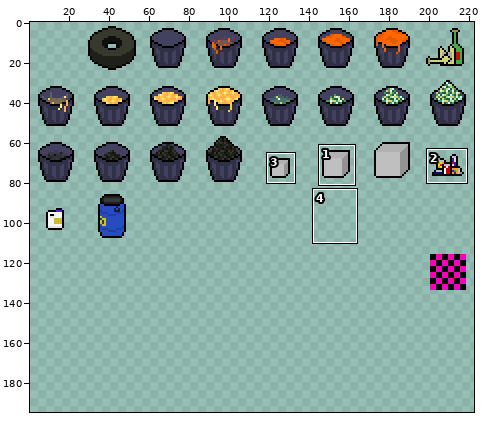
Edited in one commit: sprite sheet (assets/items.png). The first picture is a wide view before the edit; the outline marks the close-up.
Close-up. Earlier state:
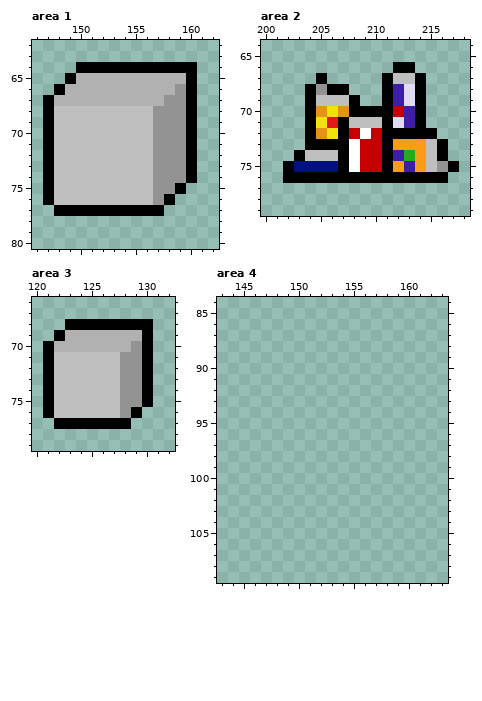
The file is 448x280 pixels, drawn in blocks of 2x2; one block is one cell here. Colours within 5 levels of each other are drawn and written as one. Shown: area 1: x 146..162, y 62..80; area 2: x 200..218, y 64..79; area 3: x 120..132, y 66..79; area 4: x 143..163, y 84..109. The old version is drawn lined up with the new one, on the new canvas. The wide view leaves out empty margins. The commit also changed other parts of the picture, which this record leaves out.
The same view after the edit:
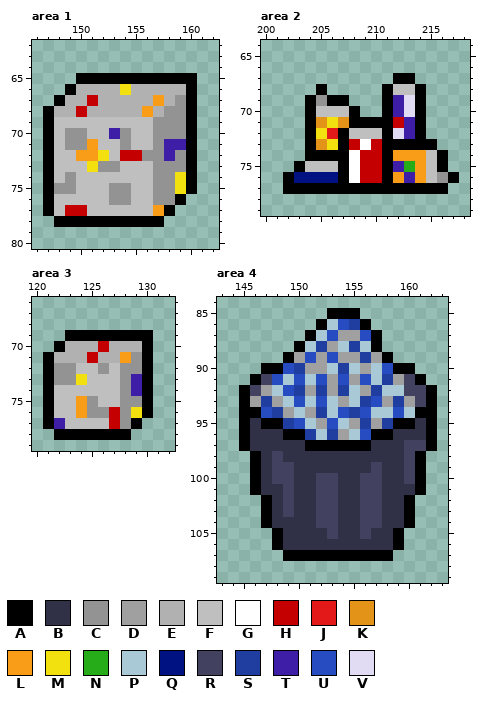
Palette (. is transparent): A #000000  B #303047  C #939393  D #a0a0a0  E #b1b1b1  F #bfbfbf  G #ffffff  H #c40000  J #e31818  K #e39418  L #f99c17  M #f3e00f  N #27ac19  P #a9c9d7  Q #001282  R #424260  S #203e9f  T #3e1da7  U #274bc1  V #e1dbf3
What changed:
canvas 224x140 -> 224x196, the old top-left corner now at 0,-1 (the part of the old canvas that was cut away was empty and is not shown)
Changed rows in their new state; - is an unchanged pixel.
Area 1:
first column x 147:
64 ---...........
65 --.AAAAAAAAAA-
66 -.A----M----E-
67 .A--H-----LE--
68 -EEHEEEEELE---
70 --CC--TC------
71 --CCL--C---TT-
72 ---LLM-HHC-T--
73 ----MCC-------
74 --C---------M-
75 -CC---CC----MA
76 ------CC---CA-
77 AFHHFFFFFFLA--
78 -AAAAAAAAAA---
Area 2:
first column x 202:
66 ----------..----
67 ---.-----.AA.---
68 --.A..----FF----
69 ---CAA.---------
70 ---FFF-..-TV----
71 ---KMKAAA-H-----
72 ---MJ-FFF-VT-.--
73 ---KM-HG--AAAA.-
74 -.AAA-----LL----
75 .AFFF-----TN--A.
76 -QQQQ-GHH-LTLFCA
77 AAAAAAAAAAAAAAA-
Area 3:
first column x 121:
68 --........
69 -.AAAAAAA-
70 .A---H--E-
71 -EEEHEEL--
72 -CC--C----
73 -CCM----T-
74 --------T-
75 ---LC-----
76 ---LCCH-MA
77 ATFFFFHCA-
78 -AAAAAAA--
Area 4:
first column x 145:
 85 --------AAA-------
 86 -------APUSA------
 87 ------APUDDUA-----
 88 -----APSDPSPA-----
 89 ----ADUDUDDSDA----
 90 --AAUSDDPSPDPUAA--
 91 -ARUPUPUDUDUPSDRA-
 92 ARDPUSDSDSPDSPPRRA
 93 ADSDPUPUPDPSUDSDRA
 94 AAUSDPDSPUSUPPUPAA
 95 ABAASUPDUPDSDSAABA
 96 ABBBAASPSDPUAABBBA
 97 ABBBBBAAAAAABBBRRA
 98 -ABRBBBBBBBBBBBRA-
 99 -ABRRBBBBBBBRBBRA-
100 -ABRRBBRRBBRRBBRA-
101 -ABBRBBRRBBRRBBBA-
102 --ABRBBRRBBRRBBA--
103 --ABRBBRRBBRRBBA--
104 --ABBBBRRBBRRBBA--
105 ---ABBBBRBBRBBA---
106 ---ABBBBBBBBBBA---
107 ----AAAAAAAAAA----
Boxes around the changes in both close-ups, in picture pixels (x1, y1, x2, y2):
changed: (43, 62, 197, 227)
changed: (283, 62, 459, 194)
changed: (43, 319, 153, 440)
added: (239, 308, 437, 561)
